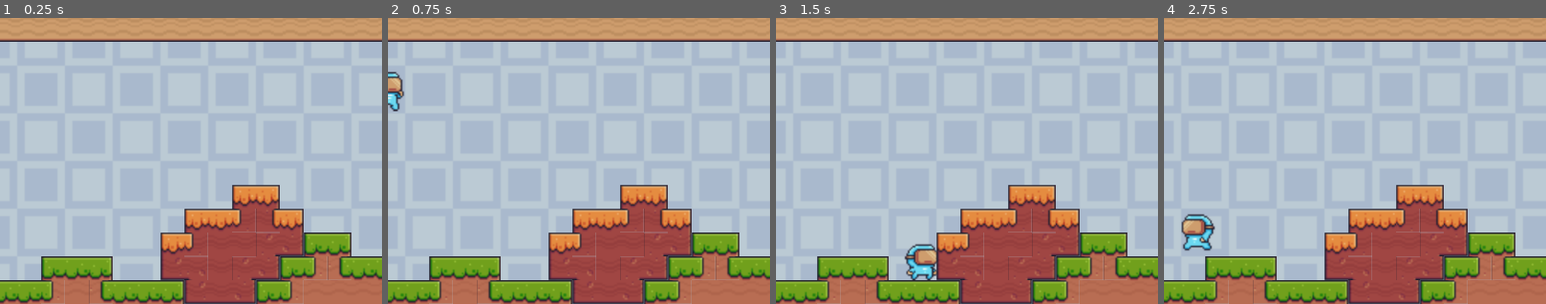
Above: before the commit, frames 1-4 (left to right).
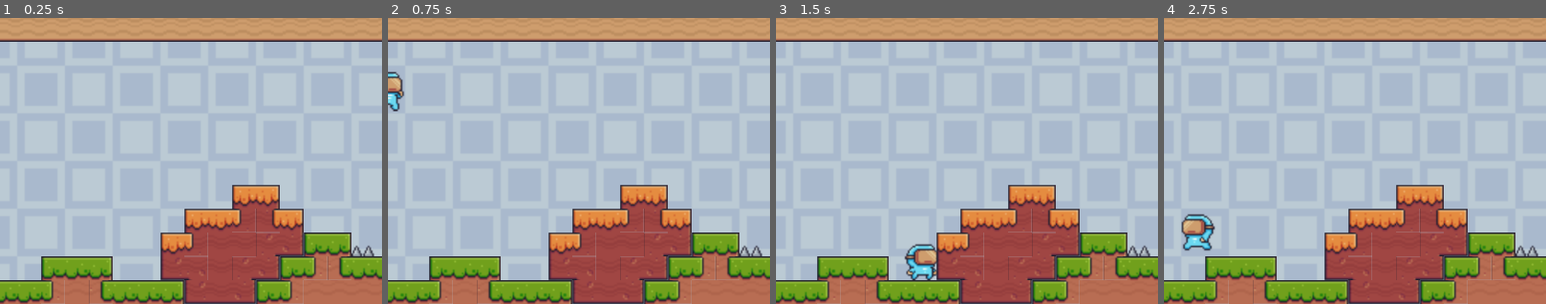
Above: after the commit, the same moments.

Repository: Andorbal/godot-codemash-2023
Game: Godot game, scene res://Scenes/Level/Level.tscn
The game is run twice, just before and just after one commit, with the same random seed, the same clock (stepped at 60 frames per second) and the same inputs. The project has no main scene, so this scene is started directly.
Inputs:
- Up to frame 1 (0.25 s): no input
- Up to frame 2 (0.75 s): tap Enter (ui_accept) at 0.5 s; hold Right (ui_right) from 0.53 s (still down)
- Up to frame 3 (1.5 s): keep holding Right (ui_right); tap Enter (ui_accept) at 0.77 s
- Up to frame 4 (2.75 s): tap Enter (ui_accept) at 1.52 s; release Right (ui_right) at 2.03 s; hold Left (ui_left) from 2.03 s (still down)
The pictures show only the part of the screen within x 16-66%, y 0-50%; the shares and areas given below are measured in that part.

The runs differ from the first frame. In frame 1, 0.1% of the frame differs, in the area x 92-98%, y 79-84%; in frame 2, 0.1%; in frame 3, 0.1%; in frame 4, 0.1%.

Commit message:
Add spikes

Diff:
--- a/Scenes/Level/Level.tscn
+++ b/Scenes/Level/Level.tscn
@@ -1,10 +1,11 @@
-[gd_scene load_steps=6 format=2]
+[gd_scene load_steps=7 format=2]
 
 [ext_resource path="res://Scenes/Level/Ground.tres" type="TileSet" id=1]
 [ext_resource path="res://Scenes/Player/Player.tscn" type="PackedScene" id=2]
 [ext_resource path="res://Assets/Audio/Casual Game Vol 2/Track 1 (Let's Go).wav" type="AudioStream" id=3]
 [ext_resource path="res://Assets/Art/Background/Blue.png" type="Texture" id=4]
 [ext_resource path="res://Scenes/Checkpoint/Checkpoint.tscn" type="PackedScene" id=5]
+[ext_resource path="res://Scenes/Spikes/Spikes.tscn" type="PackedScene" id=6]
 
 [node name="Level" type="Node2D"]
 
@@ -36,6 +37,23 @@
 [node name="Checkpoint3" parent="Checkpoints" instance=ExtResource( 5 )]
 position = Vector2( 384, 720 )
 
+[node name="Hazards" type="Node" parent="."]
+
+[node name="Spikes" parent="Hazards" instance=ExtResource( 6 )]
+position = Vector2( 776, 256 )
+
+[node name="Spikes2" parent="Hazards" instance=ExtResource( 6 )]
+position = Vector2( 792, 256 )
+
+[node name="Spikes3" parent="Hazards" instance=ExtResource( 6 )]
+position = Vector2( 784, 752 )
+
+[node name="Spikes4" parent="Hazards" instance=ExtResource( 6 )]
+position = Vector2( 800, 752 )
+
+[node name="Spikes5" parent="Hazards" instance=ExtResource( 6 )]
+position = Vector2( 328, 160 )
+
 [node name="Player" parent="." instance=ExtResource( 2 )]
 position = Vector2( 48, 96 )
 
--- a/Scenes/Player/Player.gd
+++ b/Scenes/Player/Player.gd
@@ -6,6 +6,7 @@
 var respawn_checkpoint_node_ref : Node2D
 var velocity = Vector2.ZERO
 onready var move_speed : float = 175 * scale.x
+onready var start_position = global_position
 
 # Called when the node enters the scene tree for the first time.
 func _physics_process(_delta):
@@ -45,3 +46,12 @@
 
   respawn_checkpoint_node_ref = new_checkpoint
   respawn_checkpoint_node_ref.set_active(true)
+
+func take_spike_damage() -> void:
+  respawn()
+
+func respawn():
+  if respawn_checkpoint_node_ref != null:
+    global_position = respawn_checkpoint_node_ref.global_position
+  else:
+    global_position = start_position
--- /dev/null
+++ b/Scenes/Spikes/Spikes.gd
@@ -0,0 +1,5 @@
+extends Area2D
+
+func _on_Spikes_body_entered(body):
+  if body.has_method("take_spike_damage"):
+      body.take_spike_damage()
--- /dev/null
+++ b/Scenes/Spikes/Spikes.tscn
@@ -0,0 +1,16 @@
+[gd_scene load_steps=3 format=2]
+
+[ext_resource path="res://Assets/Art/Traps/Spikes/Idle.png" type="Texture" id=1]
+[ext_resource path="res://Scenes/Spikes/Spikes.gd" type="Script" id=2]
+
+[node name="Spikes" type="Area2D"]
+script = ExtResource( 2 )
+
+[node name="Sprite" type="Sprite" parent="."]
+position = Vector2( 0, -8 )
+texture = ExtResource( 1 )
+
+[node name="CollisionPolygon2D" type="CollisionPolygon2D" parent="."]
+polygon = PoolVector2Array( -8, 0, -5, -7, -4, -7, -1, -2, 0, -2, 3, -7, 4, -7, 7, 0 )
+
+[connection signal="body_entered" from="." to="." method="_on_Spikes_body_entered"]
